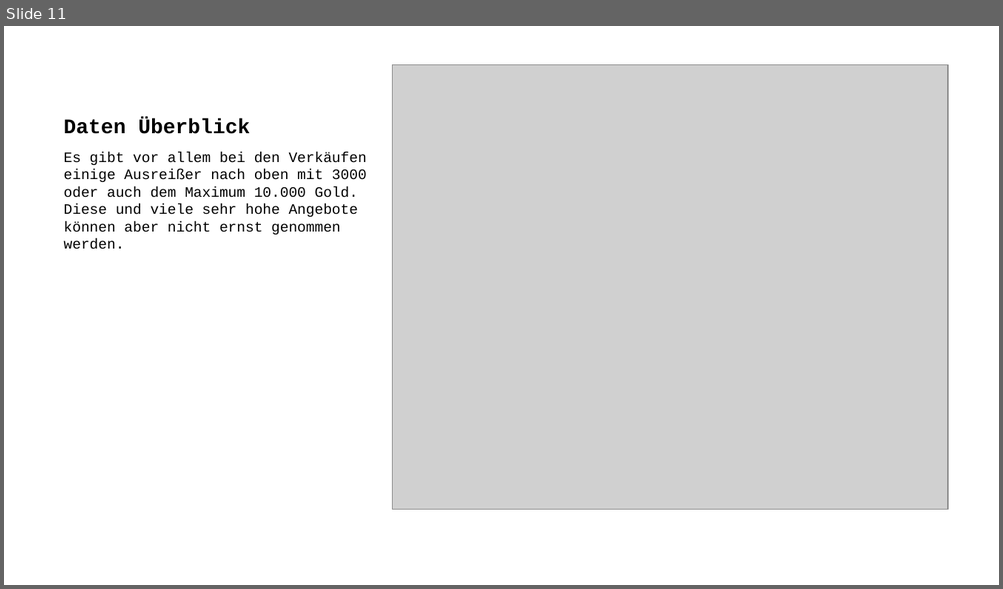
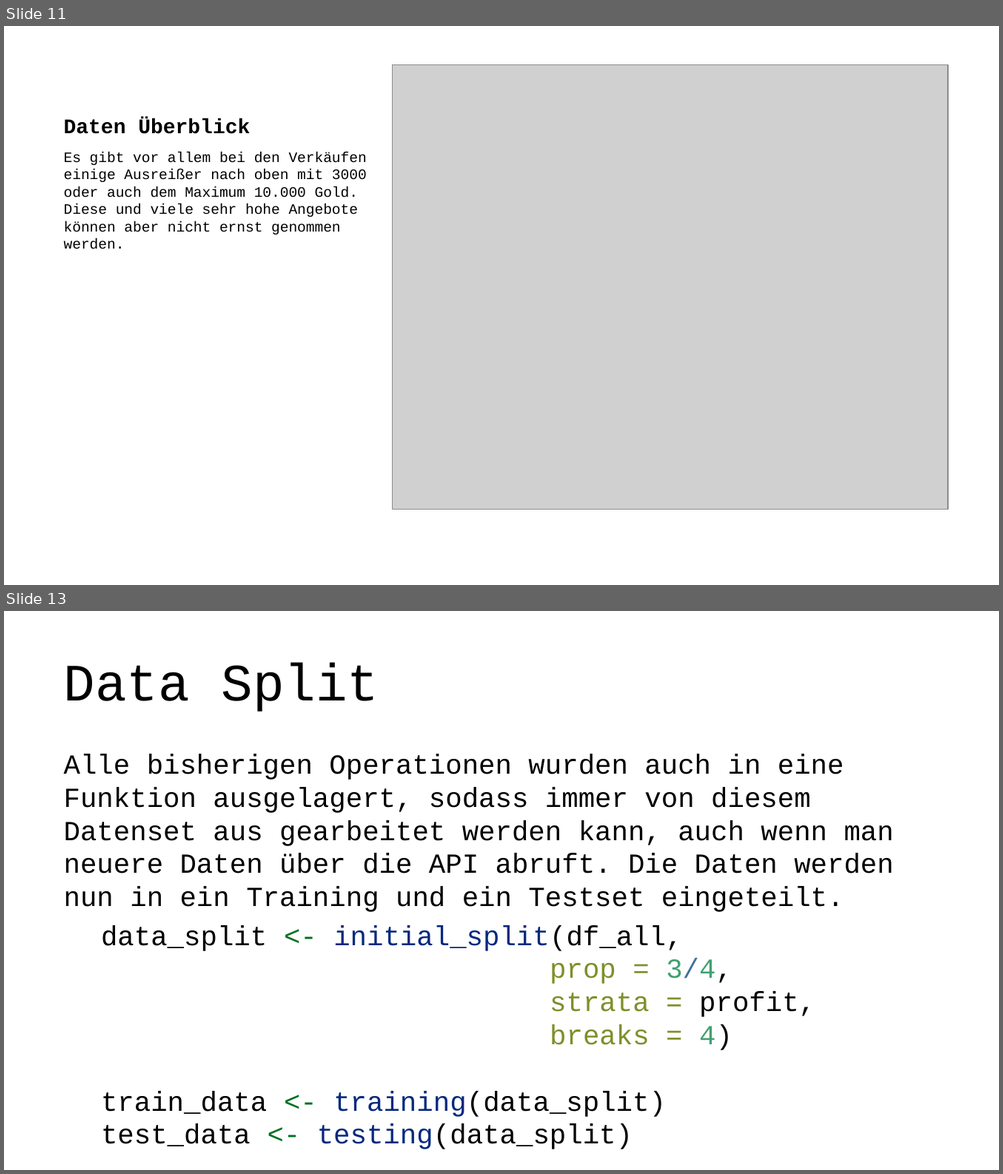
Before and after one commit to lz039/Gw2Trading, a slide deck: reports/presentation.pptx. Shown one above the other, each under a label of ours: slide 11 before the commit, slides 11 and 13 after it; the slides between them are not shown. The pictures are 1003x589 and 1003x1174 pixels, drawn with LibreOffice and Linux fonts; fonts in the diff are those of the drawing; grey boxes stand for pictures. Boxes give left, top, right and bottom in pixels: in the first picture for what was removed or moved away, otherwise in the second. Text is boxed around its words. In the diff, an @@ line names an element or a change of style, - is before the commit and + after.

```diff
--- a/reports/presentation.pptx
+++ b/reports/presentation.pptx
@@ slide 13 added at [4, 611, 999, 1170], background #FFFFFF @@
@@ title added at [64, 664, 379, 712], 38 pt, text #000000 @@
+Data Split
@@ text added at [64, 754, 893, 1117], 20 pt, text #000000 @@
+Alle bisherigen Operationen wurden auch in eine Funktion ausgelagert, sodass immer von diesem Datenset aus gearbeitet werden kann, auch wenn man neuere Daten über die API abruft. Die Daten werden nun in ein Training und ein Testset eingeteilt.
+data_split <- initial_split(df_all,
+prop = 3/4,
+strata = profit,
+breaks = 4)
+train_data <- training(data_split)
+test_data <- testing(data_split)
```
Also in this commit, not shown: 5 slides changed, 15 other slides added, 2 slides removed, 3 other files.
